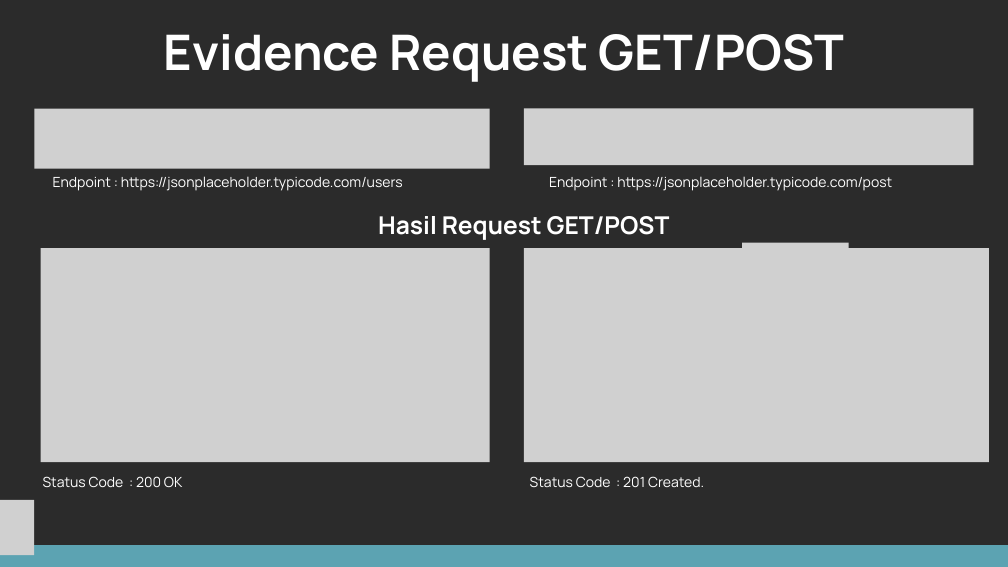
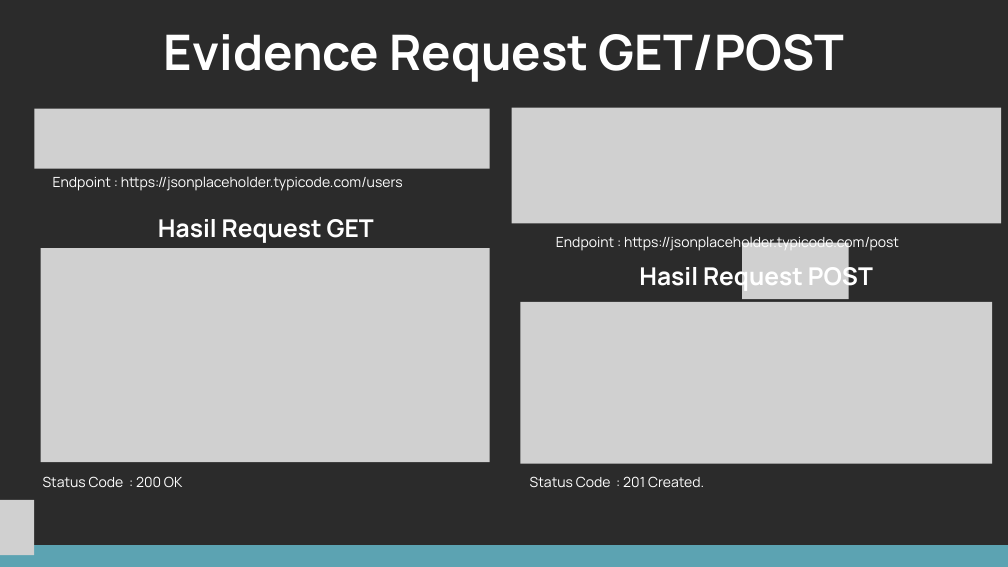
Before and after one commit to RizqoMuchsin18/UTS-Communication-Protocol-Kelompok-01, a slide deck: slide 4 of ppt/UTS_CP_Reguler_Kelompok01_Presentation.pptx. Drawn at 1008x567 pixels with LibreOffice and Linux fonts; fonts in the diff are those of the drawing; grey boxes stand for pictures; background and template pictures are left out; a plain dark background stands for a picture behind light text. Boxes give left, top, right and bottom in pixels: in the first picture for what was removed or moved away, otherwise in the second. Text is boxed around its words. In the diff, an @@ line names an element or a change of style, - is before the commit and + after.

```diff
--- a/ppt/UTS_CP_Reguler_Kelompok01_Presentation.pptx
+++ b/ppt/UTS_CP_Reguler_Kelompok01_Presentation.pptx
@@ picture: place and size @@
-picture at bbox=[524, 248, 989, 462]
+picture at bbox=[512, 108, 1001, 224]
@@ text at bbox=[158, 219, 374, 243]: text changed @@
-Hasil Request GET/POST
+Hasil Request GET
@@ text "Endpoint : https://jsonplaceholder.typicode.com/post": place and size @@
-text "Endpoint : https://jsonplaceholder.typicode.com/post" at bbox=[549, 177, 892, 191]
+text "Endpoint : https://jsonplaceholder.typicode.com/post" at bbox=[556, 236, 899, 252]
@@ text added at bbox=[639, 263, 873, 292], 35 pt, text #FFFFFF, bold @@
+Hasil Request POST
@@ picture: place and size @@
-picture at bbox=[524, 108, 974, 165]
+picture at bbox=[520, 302, 992, 464]
```
Also in this commit, not shown: 3 other slides changed, 1 slide added.
